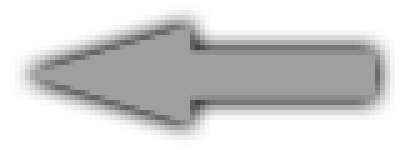
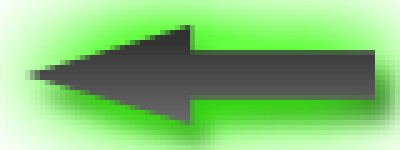
Two versions of the same layered image (400×150). Layer-by-layer changes:
showed "Shape 1 copy" over [25, 25, 375, 125]
hid "Shape 1 copy 3" over [25, 25, 375, 125]
